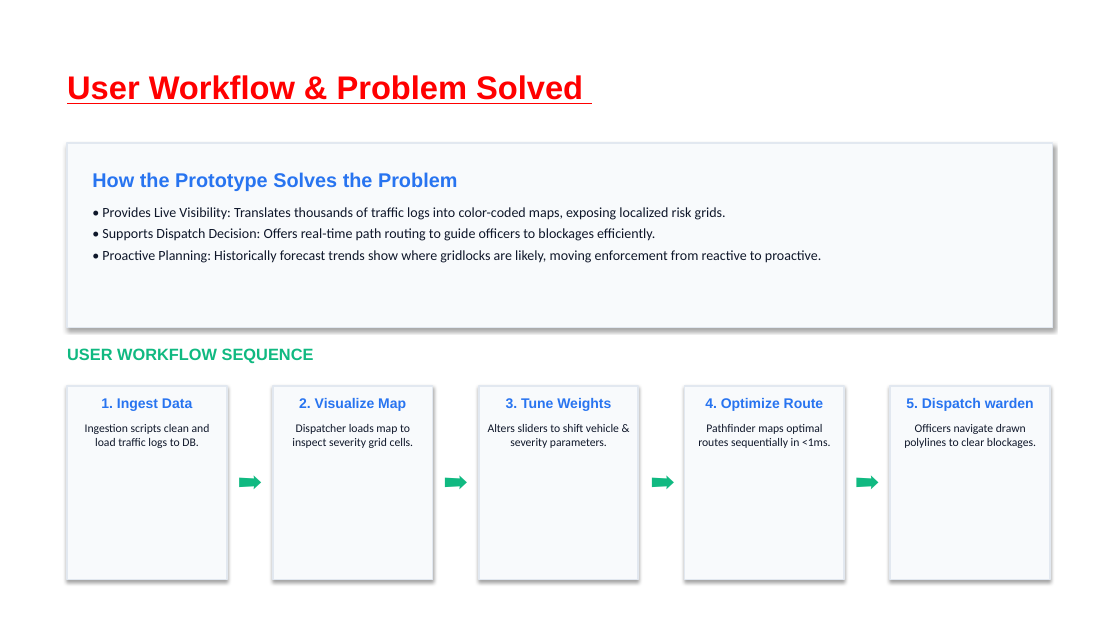
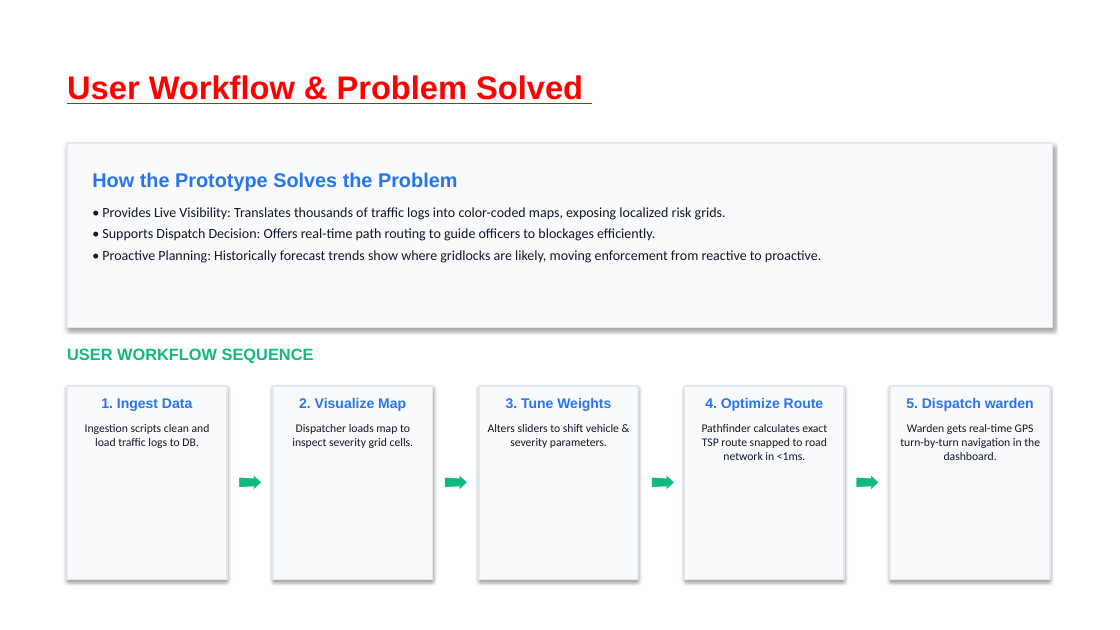
Before and after one commit to sb01022006/ai-parking-congestion-intelligence, a slide deck: slide 9 of Flikart_Grid_Lock_hackathon_Round_2_Confluent.pptx. Drawn at 1120x630 pixels with LibreOffice and Linux fonts; fonts in the diff are those of the drawing; background and template pictures are left out. Boxes give left, top, right and bottom in pixels: in the first picture for what was removed or moved away, otherwise in the second. Text is boxed around its words. In the diff, an @@ line names an element or a change of style, - is before the commit and + after.

Commit message:
Update presentation text for exact TSP and OSRM routing

```diff
--- a/Flikart_Grid_Lock_hackathon_Round_2_Confluent.pptx
+++ b/Flikart_Grid_Lock_hackathon_Round_2_Confluent.pptx
@@ text at (x1=702, y1=424, x2=827, y2=460): text changed @@
-Pathfinder maps optimal routes sequentially in <1ms.
+Pathfinder calculates exact TSP route snapped to road network in <1ms.
@@ text at (x1=900, y1=424, x2=1040, y2=460): text changed @@
-Officers navigate drawn polylines to clear blockages.
+Warden gets real-time GPS turn-by-turn navigation in the dashboard.
```
Also in this commit, not shown: 4 other slides changed.
